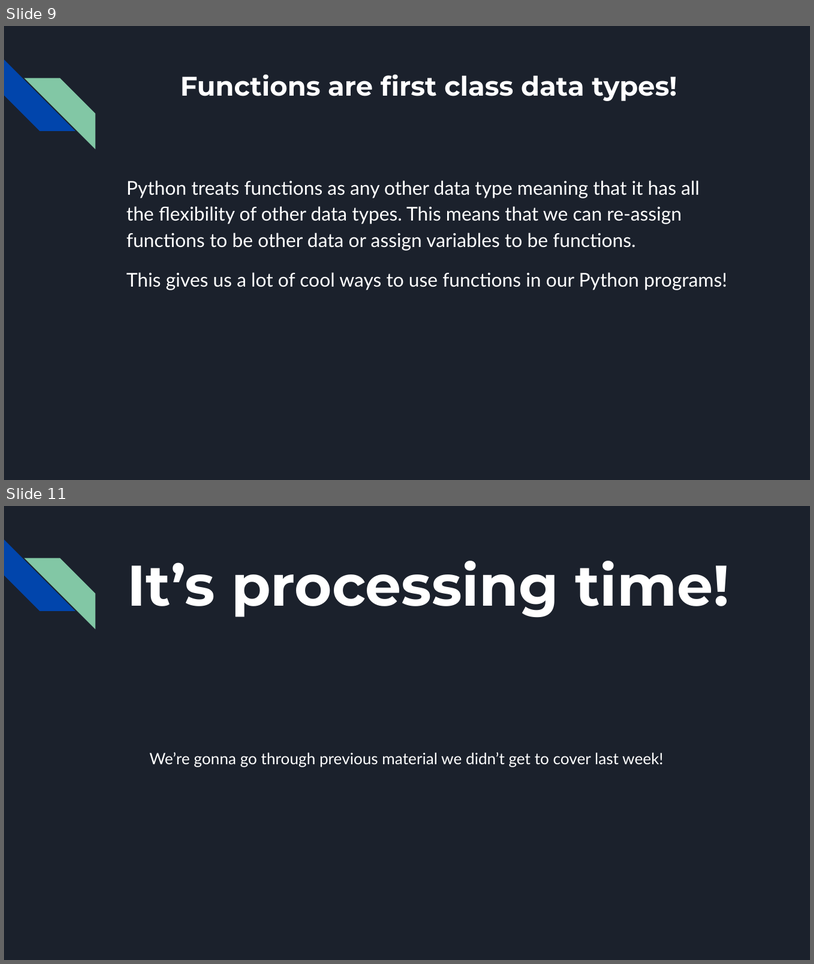
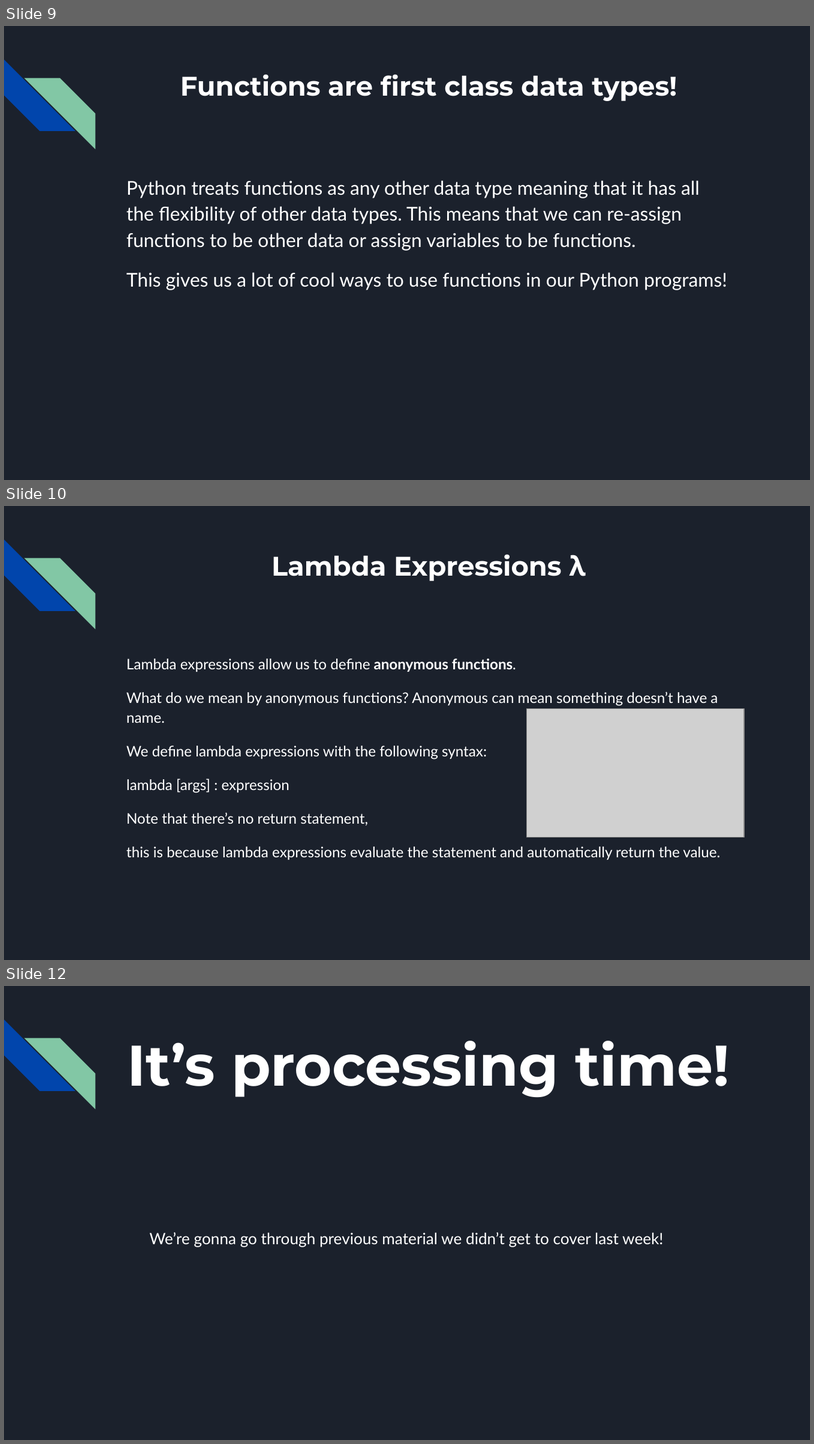
Before and after one commit to cs-soc-tudublin/CreativeCoding2022-2023, a slide deck: class4/CreativeCoding4.pptx. Shown one above the other, each under a label of ours: slides 9 and 11 before the commit, slides 9, 10 and 12 after it; the slides between them are not shown. The pictures are 814x964 and 814x1444 pixels, drawn with LibreOffice and Linux fonts; fonts in the diff are those of the drawing; grey boxes stand for pictures. Boxes give left, top, right and bottom in pixels: in the first picture for what was removed or moved away, otherwise in the second. Text is boxed around its words. In the diff, an @@ line names an element or a change of style, - is before the commit and + after.

Commit message:
Added lambda

```diff
--- a/class4/CreativeCoding4.pptx
+++ b/class4/CreativeCoding4.pptx
@@ slide 10 added at (x1=4, y1=506, x2=810, y2=960), background #1B212C; not listed: 2 template elements that a slide beside it also shows @@
@@ title added at (x1=272, y1=554, x2=586, y2=581), 24 pt, text #FFFFFF, bold @@
+Lambda Expressions λ
@@ text added at (x1=126, y1=658, x2=720, y2=859), 13 pt, text #FFFFFF @@
+Lambda expressions allow us to define anonymous functions.
+What do we mean by anonymous functions? Anonymous can mean something doesn’t have a name.
+We define lambda expressions with the following syntax:
+lambda [args] : expression
+Note that there’s no return statement,
+this is because lambda expressions evaluate the statement and automatically return the value.
@@ picture added at (x1=527, y1=708, x2=744, y2=837) @@
@@ what was slide 11 is now slide 12 @@
```
Also in this commit, not shown: 2 slides changed.
